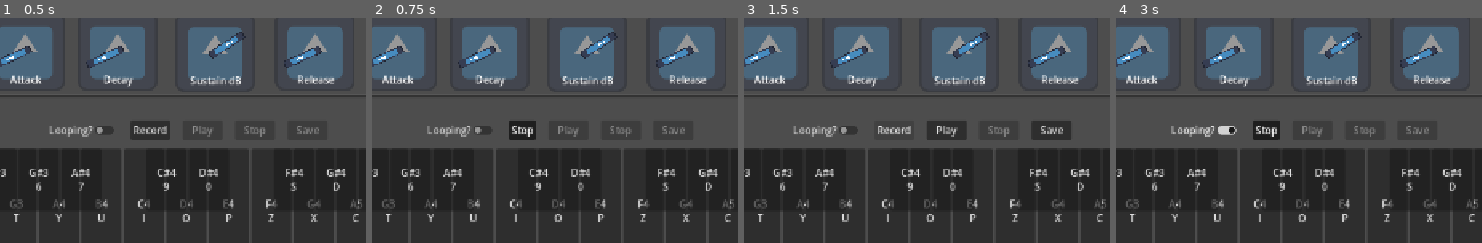
Above: before the commit, frames 1-4 (left to right).
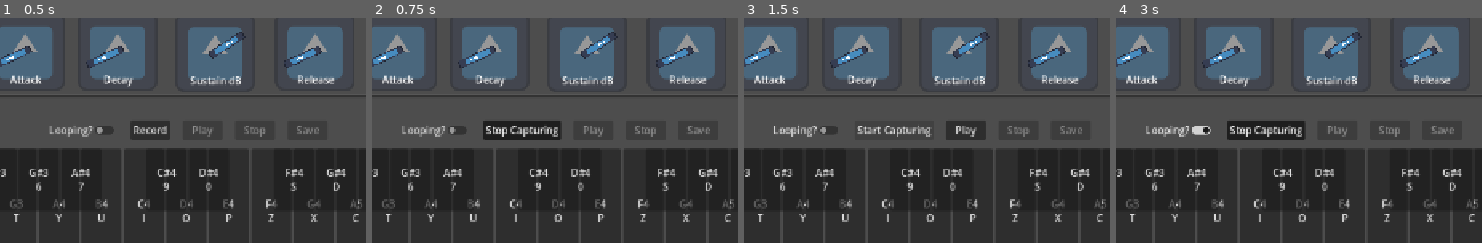
Above: after the commit, the same moments.

Repository: BaconEggsRL/GDSynth
Game: Godot game, scene res://main.tscn
Two runs of this game, one before a commit and one after it. Both use one fixed random seed, a clock stepped at 60 frames per second and the inputs below. The engine's default icon, where the game draws it, is replaced by a stand-in: a white triangle on a blue panel in a dark square.
Inputs:
- Up to frame 1 (0.5 s): no input
- Up to frame 2 (0.75 s): click "Record" at 0.5 s
- Up to frame 3 (1.5 s): click "Stop" (after the commit: "Stop Capturing") at 1.25 s
- Up to frame 4 (3 s): click "Record" (after the commit: "Start Capturing") at 2 s; click "Looping?" at 2.75 s
The pictures show only the part of the screen within x 25-75%, y 18-68%; the shares and areas given below are measured in that part.

Frame 1 is identical in both runs. In frame 2, 2.3% of the frame differs, in the area x 8-93%, y 45-55%; in frame 3, 2.3%; in frame 4, 2.4%.

Commit message:
cap

Diff:
--- a/default_bus_layout.tres
+++ b/default_bus_layout.tres
@@ -1,8 +1,18 @@
-[gd_resource type="AudioBusLayout" load_steps=2 format=3 uid="uid://c8vxm0sctd011"]
+[gd_resource type="AudioBusLayout" load_steps=4 format=3 uid="uid://c8vxm0sctd011"]
 
 [sub_resource type="AudioEffectRecord" id="AudioEffectRecord_j3pel"]
 resource_name = "Record"
 
+[sub_resource type="AudioEffectCapture" id="AudioEffectCapture_j3pel"]
+resource_name = "Capture"
+
+[sub_resource type="AudioEffectReverb" id="AudioEffectReverb_j3pel"]
+resource_name = "Reverb"
+
 [resource]
 bus/0/effect/0/effect = SubResource("AudioEffectRecord_j3pel")
 bus/0/effect/0/enabled = true
+bus/0/effect/1/effect = SubResource("AudioEffectCapture_j3pel")
+bus/0/effect/1/enabled = true
+bus/0/effect/2/effect = SubResource("AudioEffectReverb_j3pel")
+bus/0/effect/2/enabled = false
--- a/main.gd
+++ b/main.gd
@@ -1,5 +1,6 @@
 extends Node
 
+var capture_mix_rate:float = 44100.0  # Default, but will be set dynamically
 const mix_rate:float = 11025.0
 
 const min_attack_samples:float = 0
@@ -35,7 +36,12 @@
 
 var record_text = "Record"
 var stop_text = "Stop"
-var effect:AudioEffectRecord
+
+var capture_effect:AudioEffectCapture
+var capture_data: PackedFloat32Array  # Stores interleaved stereo data
+var is_capturing: bool = false
+
+var record_effect:AudioEffectRecord
 var recording:AudioStreamWAV
 
 
@@ -92,7 +98,9 @@
 	var idx = AudioServer.get_bus_index("Master")
 	# And use it to retrieve its first effect, which has been defined
 	# as an "AudioEffectRecord" resource.
-	effect = AudioServer.get_bus_effect(idx, 0)
+	record_effect = AudioServer.get_bus_effect(idx, 0)
+	capture_effect = AudioServer.get_bus_effect(idx, 1)
+	capture_mix_rate = AudioServer.get_mix_rate()  # Dynamically set sample rate for captures
 
 	# connect signals
 	self.looping_btn.toggled.connect(_on_looping_toggled)
@@ -321,30 +329,84 @@
 
 
 
+func convert_to_wav(audio_data: PackedFloat32Array) -> AudioStreamWAV:
+	var wav_stream = AudioStreamWAV.new()
+
+	# Convert from float (-1.0 to 1.0) to 16-bit PCM (-32768 to 32767)
+	var pcm_data = PackedByteArray()
+	for i in range(0, audio_data.size(), 2):  # Process stereo pairs
+		var left_sample = int(clamp(audio_data[i] * 32767.0, -32768, 32767))
+		var right_sample = int(clamp(audio_data[i + 1] * 32767.0, -32768, 32767))
+
+		# Append left sample (little-endian format)
+		pcm_data.append(left_sample & 0xFF)
+		pcm_data.append((left_sample >> 8) & 0xFF)
+
+		# Append right sample (little-endian format)
+		pcm_data.append(right_sample & 0xFF)
+		pcm_data.append((right_sample >> 8) & 0xFF)
+
+	wav_stream.format = AudioStreamWAV.FORMAT_16_BITS
+	wav_stream.mix_rate = capture_mix_rate  # 11025.0  # Match capturing sample rate
+	print("mix rate = %s" % capture_mix_rate)
+	wav_stream.stereo = true  # Enable stereo playback
+	wav_stream.data = pcm_data  # Convert to byte array
+
+	return wav_stream
+
+
+
 func _on_play_toggled(_toggled_on: bool) -> void:
-	if recording:
-
-		print("recording: %s" % recording)
-		print("recording.format: %s" % recording.format)
-		print("recording.mix_rate: %s" % recording.mix_rate)
-		print("recording.stereo: %s" % recording.stereo)
-		var _data = recording.get_data()
-		print("data.size(): %s" % _data.size())
-
-		# set stream
-		audio_player.stream = recording
-
-		# enable/disable btn
-		# if recording.loop_mode == AudioStreamWAV.LOOP_DISABLED:
-		# disable playback until complete
-		play_btn.disabled = true
-		stop_btn.disabled = false
-
-		# apply loop mode
-		_apply_loop_mode()
-
-		# play
-		audio_player.play()
+	if capture_data.is_empty():
+		print("No audio captured!")
+		return
+
+	print("Playing captured audio")
+	var capture_wav = convert_to_wav(capture_data)
+
+	# print("capture_data: %s" % capture_data)
+	print("capture_wav.format: %s" % capture_wav.format)
+	print("capture_wav.mix_rate: %s" % capture_wav.mix_rate)
+	print("capture_wav.stereo: %s" % capture_wav.stereo)
+	var _data = capture_wav.get_data()
+	print("data.size(): %s" % _data.size())
+
+	audio_player.stream = capture_wav
+
+	# enable/disable btn
+	play_btn.disabled = true
+	stop_btn.disabled = false
+
+	# apply loop mode
+	_apply_loop_mode()
+
+	# play
+	audio_player.play()
+
+
+	#if recording:
+#
+		#print("recording: %s" % recording)
+		#print("recording.format: %s" % recording.format)
+		#print("recording.mix_rate: %s" % recording.mix_rate)
+		#print("recording.stereo: %s" % recording.stereo)
+		#var _data = recording.get_data()
+		#print("data.size(): %s" % _data.size())
+		#
+		## set stream
+		#audio_player.stream = recording
+		#
+		## enable/disable btn
+		## if recording.loop_mode == AudioStreamWAV.LOOP_DISABLED:
+		## disable playback until complete
+		#play_btn.disabled = true
+		#stop_btn.disabled = false
+		#
+		## apply loop mode
+		#_apply_loop_mode()
+		#
+		## play
+		#audio_player.play()
 
 
 
@@ -390,35 +452,93 @@
 		#print("play_pos = %s" % play_pos)
 		#print("len = %s" % len)
 
+func _process(_delta):
+	if is_capturing:
+		var available_frames = capture_effect.get_frames_available()
+		if available_frames > 0:
+			var buffer = capture_effect.get_buffer(available_frames)  # Get only the required frames
+			for frame in buffer:
+				capture_data.append(frame.x)  # Left channel
+				capture_data.append(frame.y)  # Right channel
+
+
+#func _process(_delta):
+	#if is_capturing and capture_effect.can_get_buffer(256):
+		#var buffer = capture_effect.get_buffer(256)
+		## append buffer
+		## capture_data.append_array(buffer)
+		#for frame in buffer:
+			#capture_data.append(frame.x)  # Left channel
+			#capture_data.append(frame.y)  # Right channel
+		## clear buffer
+		#capture_effect.clear_buffer()
+
+
+
+func start_capturing():
+	# clear buffer
+	capture_effect.clear_buffer()
+	capture_data.clear()
+
+	print("Start Capturing")
+	is_capturing = true
+
+	record_btn.text = "Stop Capturing"
+	play_btn.disabled = true
+
+
+func stop_capturing():
+	print("Stop Capturing")
+	is_capturing = false
+
+	record_btn.text = "Start Capturing"
+	play_btn.disabled = false  # Enable play button after capturing stops
+
 
 
 func _on_record_toggled(_toggled_on: bool) -> void:
-	if effect.is_recording_active():
-		# stop recording
-		print("stop recording")
-
-		record_btn.text = record_text
-		recording = effect.get_recording()
-		effect.set_recording_active(false)
-
-		play_btn.disabled = false
-		save_btn.disabled = false
-		# stop_btn.disabled = true
-
-		# $RecordButton.text = "Record"
-		# $Status.text = ""
+	if _toggled_on:
+		start_capturing()
 	else:
-		# start recording
-		print("start recording")
-		record_btn.text = stop_text
-		effect.set_recording_active(true)
-
-		play_btn.disabled = true
-		save_btn.disabled = true
-		# stop_btn.disabled = false
-
-		# $RecordButton.text = "Stop"
-		# $Status.text = "Recording..."
+		stop_capturing()
+	#if record_effect.is_recording_active():
+		## stop recording
+		#print("stop recording")
+#
+		#record_btn.text = record_text
+		#print("recording = effect.get_recording()")
+		#print("record_effect = %s" % record_effect)
+		#print("recording = %s" % recording)
+		#recording = record_effect.get_recording()
+		#print("record_effect = %s" % record_effect)
+		#print("recording = %s" % recording)
+		#print("effect.set_recording_active(false)")
+		#record_effect.set_recording_active(false)
+		#
+		#play_btn.disabled = false
+		#save_btn.disabled = false
+		## stop_btn.disabled = true
+		#
+		## $RecordButton.text = "Record"
+		## $Status.text = ""
+	#else:
+		## start recording
+		#print("start recording")
+		#record_btn.text = stop_text
+		#
+		#print("record_effect = %s" % record_effect)
+		#print("recording = %s" % recording)
+		#print("effect.set_recording_active(true)")
+		#record_effect.set_recording_active(true)
+		#print("record_effect = %s" % record_effect)
+		#print("recording = %s" % recording)
+		#
+		#play_btn.disabled = true
+		#save_btn.disabled = true
+		## stop_btn.disabled = false
+		#
+		## $RecordButton.text = "Stop"
+		## $Status.text = "Recording..."
 
 
 func _on_piano_button_pressed(btn:PianoButton) -> void:
--- a/project.godot
+++ b/project.godot
@@ -18,6 +18,7 @@
 [audio]
 
 general/default_playback_type.web=0
+driver/output_latency.web=100
 driver/enable_input=true
 
 [display]
@@ -44,6 +45,10 @@
 ]
 }
 
+[internationalization]
+
+locale/include_text_server_data=true
+
 [rendering]
 
 renderer/rendering_method="gl_compatibility"
Not shown, changed: _devlog_audio_game.txt
Binary file added: publish/gdsynth.jpg
Not shown, added: publish/gdsynth.jpg.import
